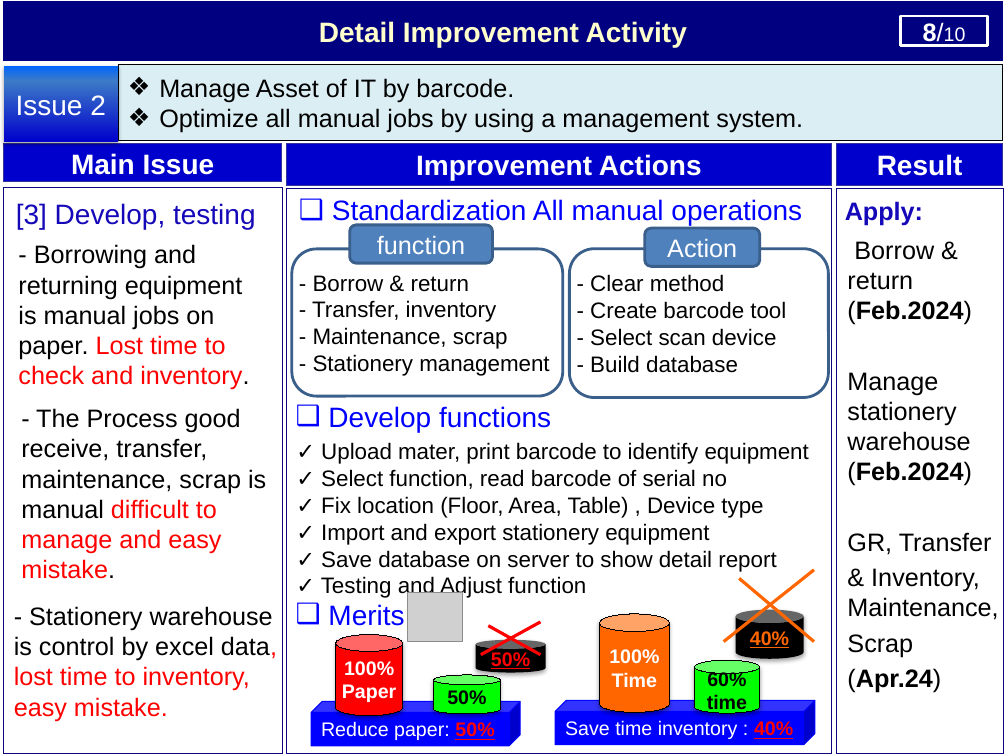
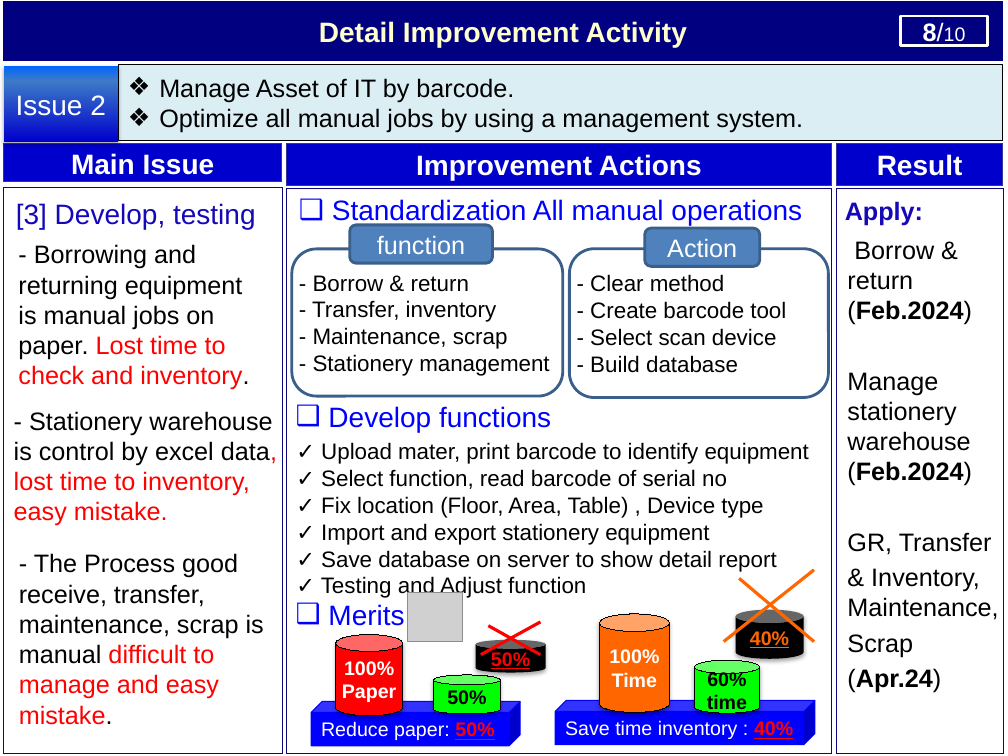
Before and after one commit to thietbicongnghevietnam/ReportPSNV, a slide deck: slide 9 of Report_test.pptx. Drawn at 1008x756 pixels with LibreOffice and Linux fonts; fonts in the diff are those of the drawing; grey boxes stand for pictures. Boxes give left, top, right and bottom in pixels: in the first picture for what was removed or moved away, otherwise in the second. Text is boxed around its words. In the diff, an @@ line names an element or a change of style, - is before the commit and + after.

Commit message:
202401042

```diff
--- a/Report_test.pptx
+++ b/Report_test.pptx
@@ text "- Stationery warehouse is control ...": place and size @@
-text "- Stationery warehouse is control ..." at bbox=[14, 606, 277, 721]
+text "- Stationery warehouse is control ..." at bbox=[14, 411, 277, 526]
@@ text "- The Process good receive, ...": place and size @@
-text "- The Process good receive, ..." at bbox=[21, 408, 266, 579]
+text "- The Process good receive, ..." at bbox=[19, 553, 264, 725]
```
Also in this commit, not shown: 4 other slides changed.
